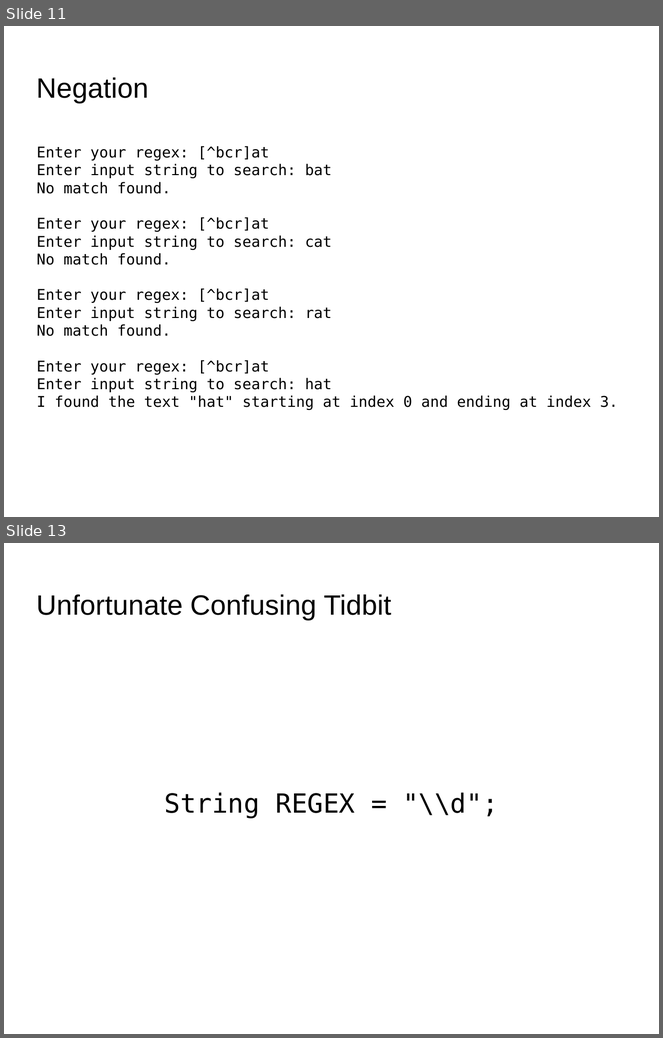
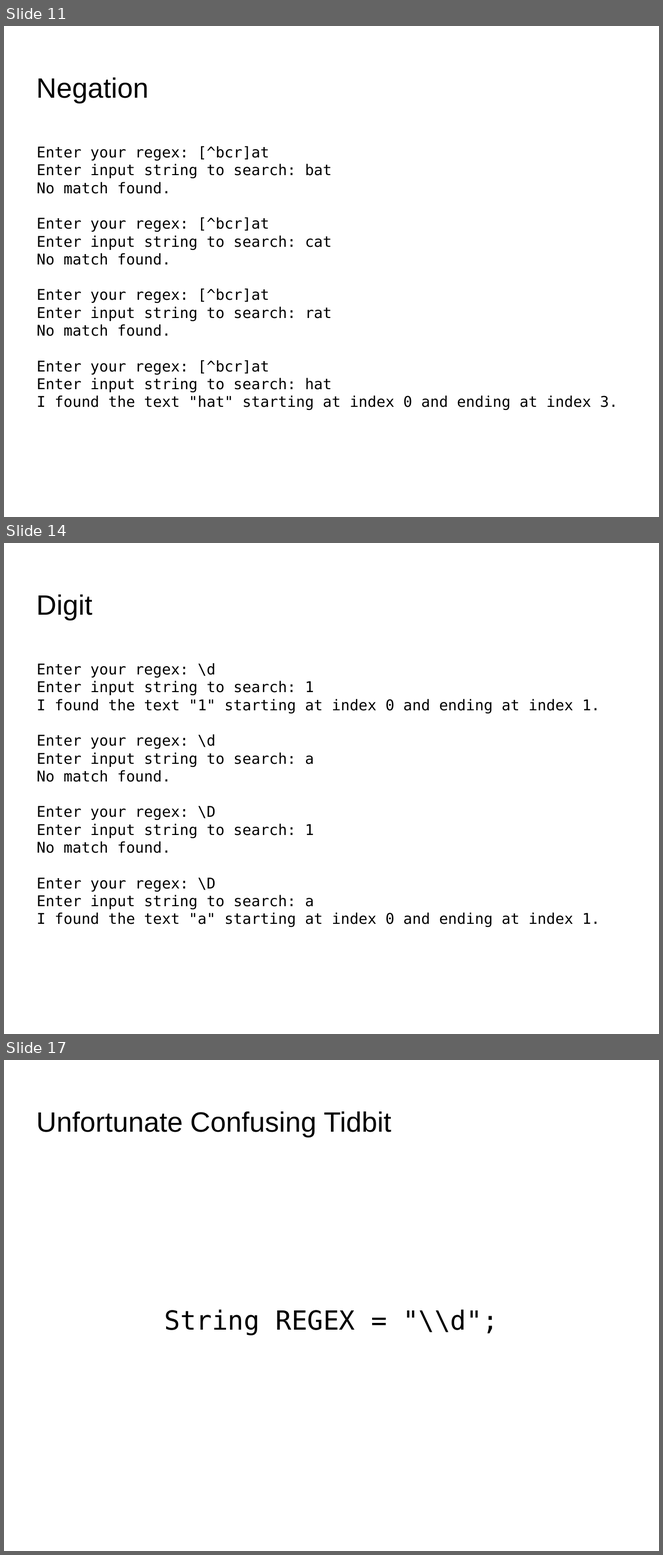
Before and after one commit to codetech/regular-expressions, a slide deck: presentation/presentation.odp. Shown one above the other, each under a label of ours: slides 11 and 13 before the commit, slides 11, 14 and 17 after it; the slides between them are not shown. The pictures are 663x1038 and 663x1555 pixels, drawn with LibreOffice and Linux fonts; fonts in the diff are those of the drawing; background and template pictures are left out. Boxes give left, top, right and bottom in pixels: in the first picture for what was removed or moved away, otherwise in the second. Text is boxed around its words. In the diff, an @@ line names an element or a change of style, - is before the commit and + after.

```diff
--- a/presentation/presentation.odp
+++ b/presentation/presentation.odp
@@ slide 14 added at <box>4,543,659,1034</box>, background picture (left out) @@
@@ title added at <box>37,594,93,620</box>, 33.9 pt, text #000000 @@
+Digit
@@ text added at <box>37,663,600,927</box>, 18 pt, text #000000 @@
+Enter your regex: \d
+Enter input string to search: 1
+I found the text "1" starting at index 0 and ending at index 1.
+Enter your regex: \d
+Enter input string to search: a
+No match found.
+Enter your regex: \D
+Enter input string to search: 1
+No match found.
+Enter your regex: \D
+Enter input string to search: a
+I found the text "a" starting at index 0 and ending at index 1.
@@ what was slide 13 is now slide 17 @@
```
Also in this commit, not shown: 2 slides changed, 9 other slides added, 2 other files.
